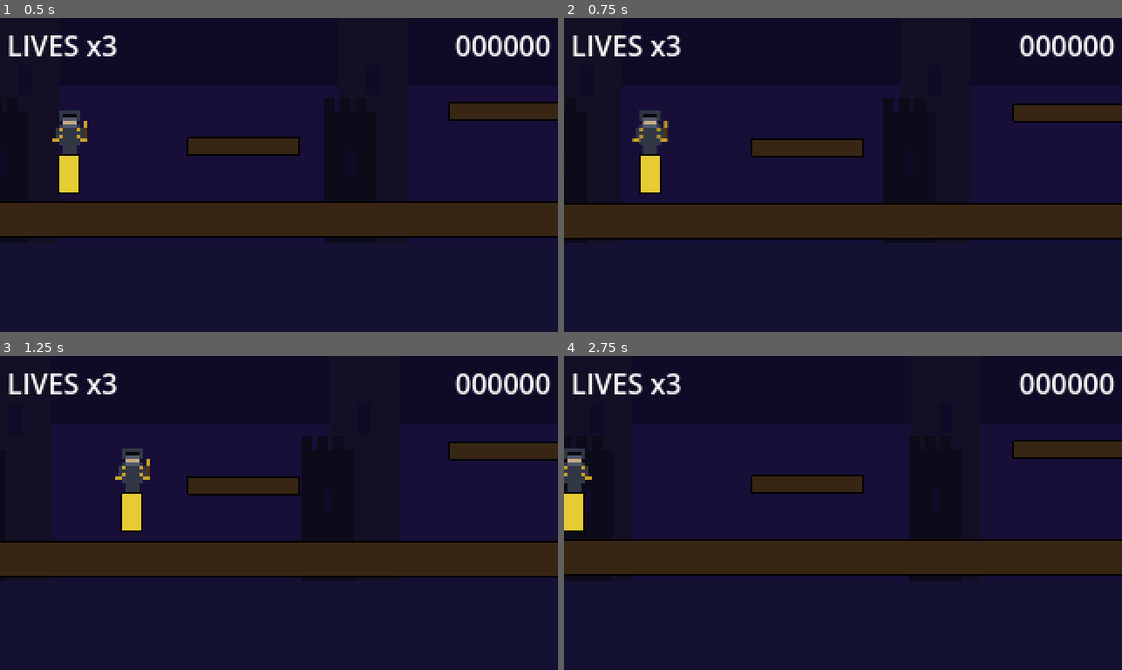
Above: before the commit, frames 1-4 (two rows, left to right).
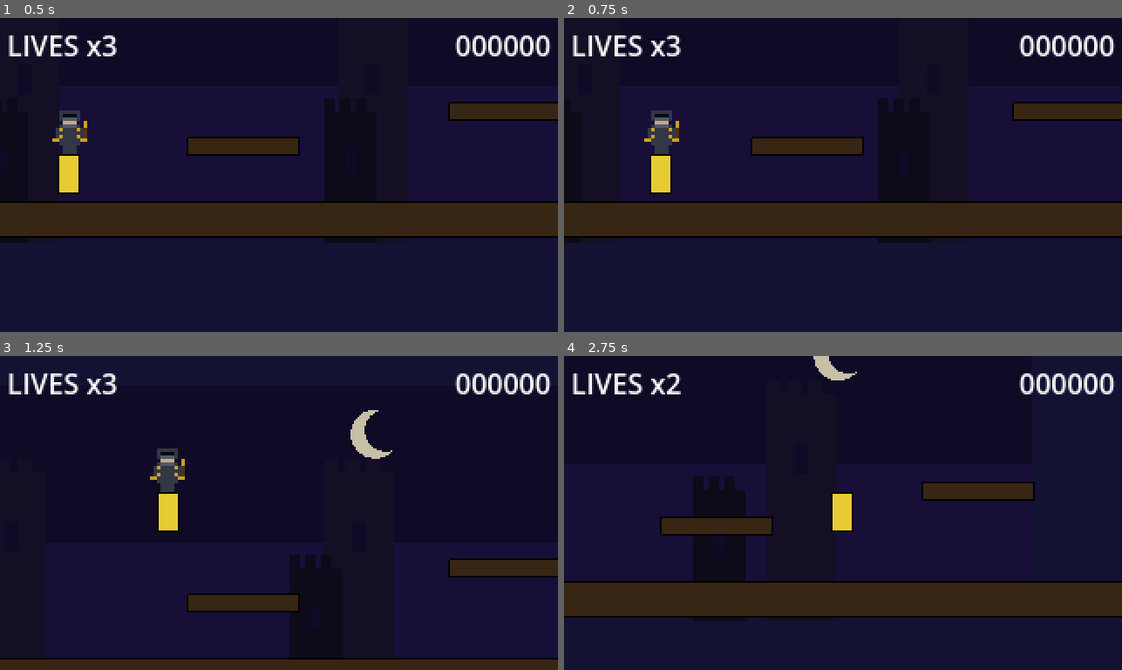
Above: after the commit, the same moments.

Repository: it-mikesoft/gng
Game: Godot game, scene res://scenes/level/level_01.tscn
Same seed, same stepped clock (60 frames per second), same inputs: the game is played once before the commit and once after it. Sound files missing from this copy of the repository are replaced by a short silence.
Inputs:
- Up to frame 1 (0.5 s): no input
- Up to frame 2 (0.75 s): tap Enter at 0.5 s; hold D (move_right) from 0.53 s (still down); tap Z (attack) at 0.6 s
- Up to frame 3 (1.25 s): keep holding D (move_right); tap Space (jump) at 0.77 s
- Up to frame 4 (2.75 s): tap Z (attack) at 1.35, 2.1 s; tap Space (jump) at 1.52 s; release D (move_right) at 2.03 s; hold A (move_left) from 2.03 s (still down)

Frame 1 is identical in both runs. In frame 2, 4.8% of the frame differs, in the area x 0-100%, y 25-72%; in frame 3, 23%; in frame 4, 35%, in the area x 0-100%, y 0-85%.

Commit message:
Fix: disable key input handler on start; was reloading scene on any keypress
Co-Authored-By: Claude Sonnet 4.6 <noreply@anthropic.com>

Diff:
--- a/game/scripts/level/level_01.gd
+++ b/game/scripts/level/level_01.gd
@@ -4,6 +4,7 @@
 const LEVEL_WIDTH  := 1280.0
 
 func _ready() -> void:
+	set_process_unhandled_key_input(false)
 	_build_geometry()
 	_setup_player()
 	_setup_checkpoint()
